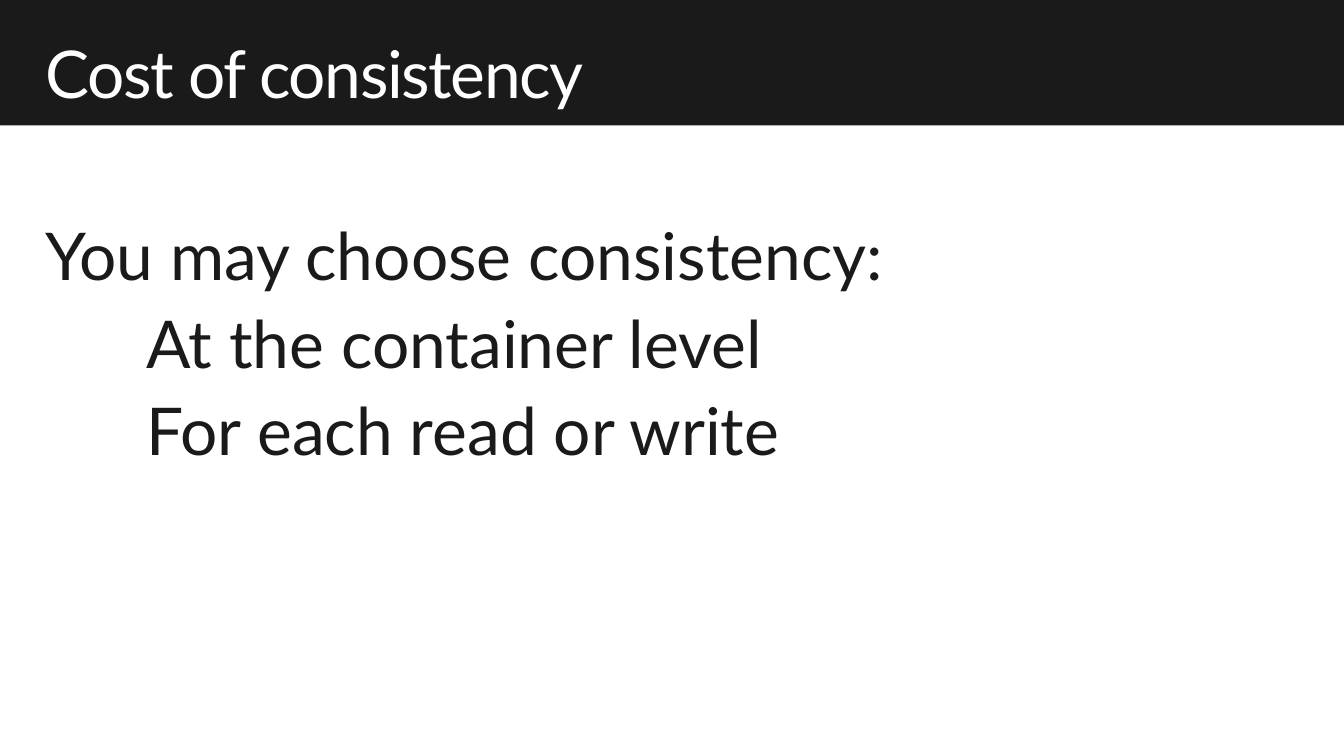
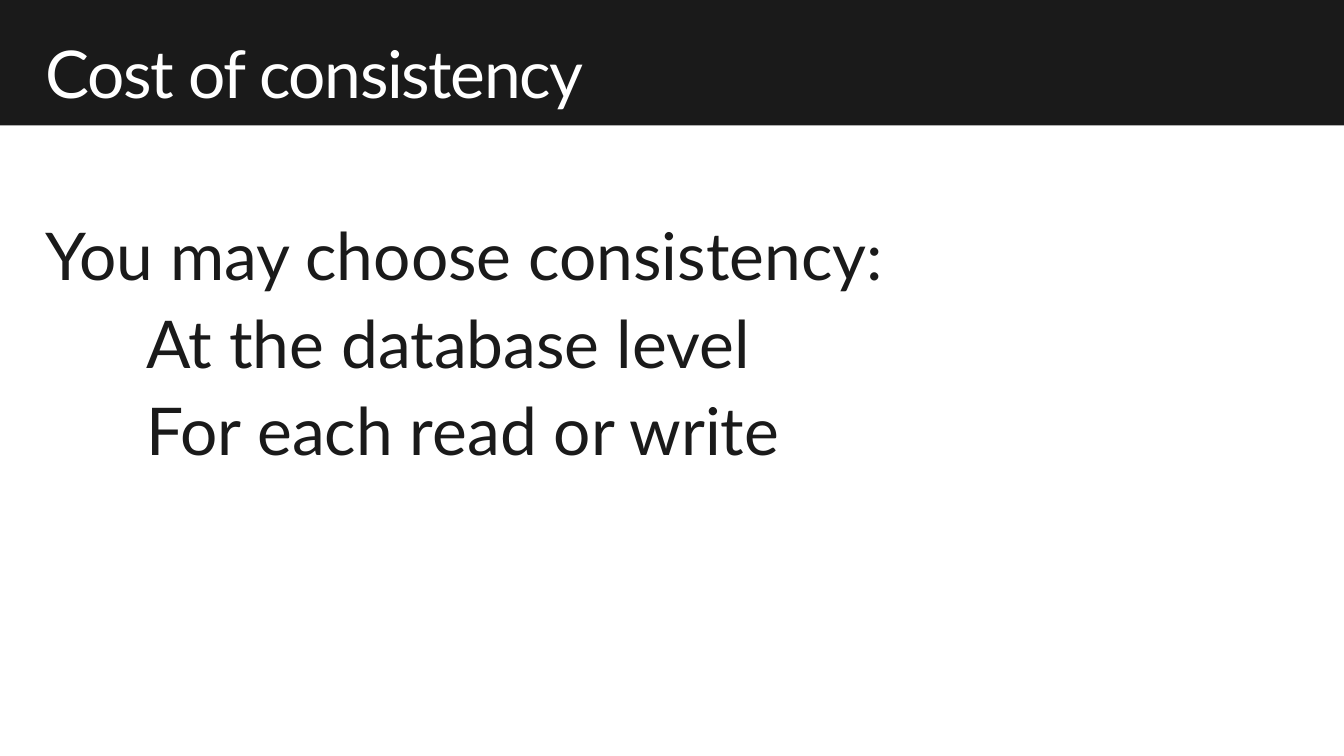
Before and after one commit to dmakogon/decode2018, a slide deck: slide 20 of decode2018_cosmosdb.pptx (slide 18 before the commit). Drawn at 1344x756 pixels with LibreOffice and Linux fonts; fonts in the diff are those of the drawing; background and template pictures are left out. Boxes give left, top, right and bottom in pixels: in the first picture for what was removed or moved away, otherwise in the second. Text is boxed around its words. In the diff, an @@ line names an element or a change of style, - is before the commit and + after.

```diff
--- a/decode2018_cosmosdb.pptx
+++ b/decode2018_cosmosdb.pptx
@@ text at (146,319,750,369): text changed @@
-At the container level
+At the database level
```
Also in this commit, not shown: 3 other slides changed, 6 slides added, 7 slides removed.
